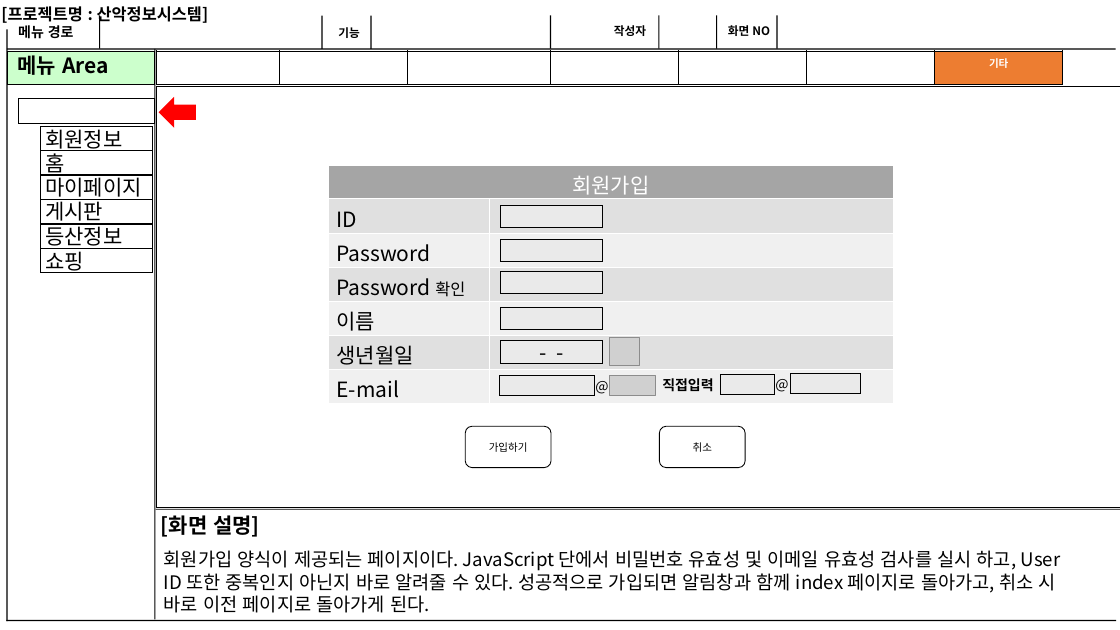
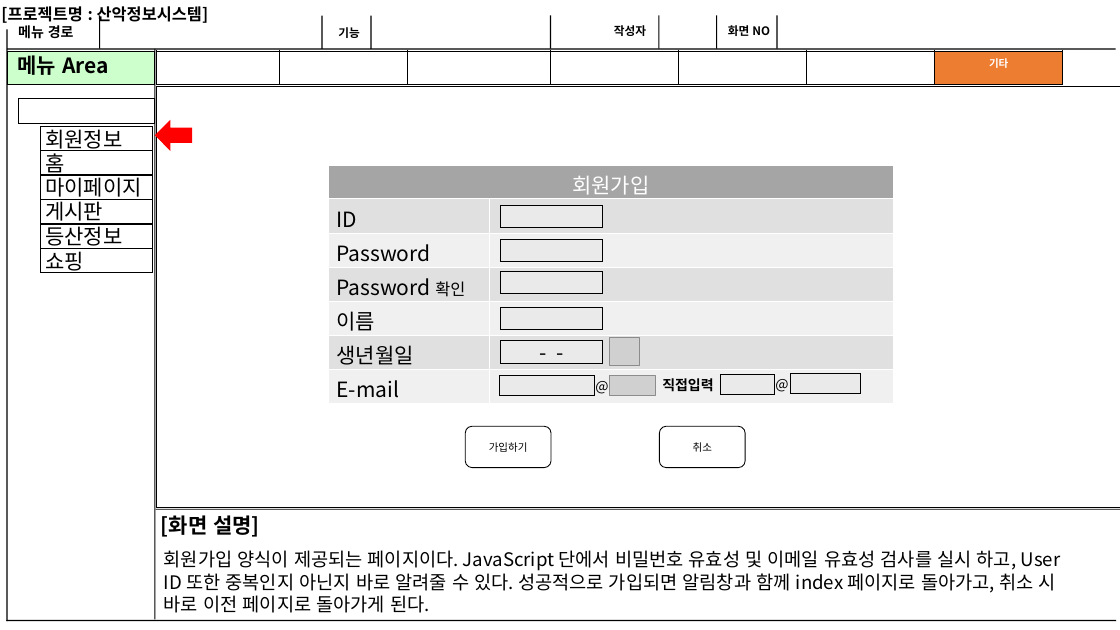
Before and after one commit to DDAMDOO/project, a slide deck: slide 2 of documents/스토리보드_5조_종합.pptx. Drawn at 1120x630 pixels with LibreOffice and Linux fonts; fonts in the diff are those of the drawing; grey boxes stand for pictures. Boxes give left, top, right and bottom in pixels: in the first picture for what was removed or moved away, otherwise in the second. Text is boxed around its words. In the diff, an @@ line names an element or a change of style, - is before the commit and + after.

```diff
--- a/documents/스토리보드_5조_종합.pptx
+++ b/documents/스토리보드_5조_종합.pptx
@@ left arrow: place and size @@
-left arrow at (160, 98, 196, 126)
+left arrow at (155, 121, 192, 149)
```
Also in this commit, not shown: 1 other slide changed, 2 slides added, 1 slide removed.
